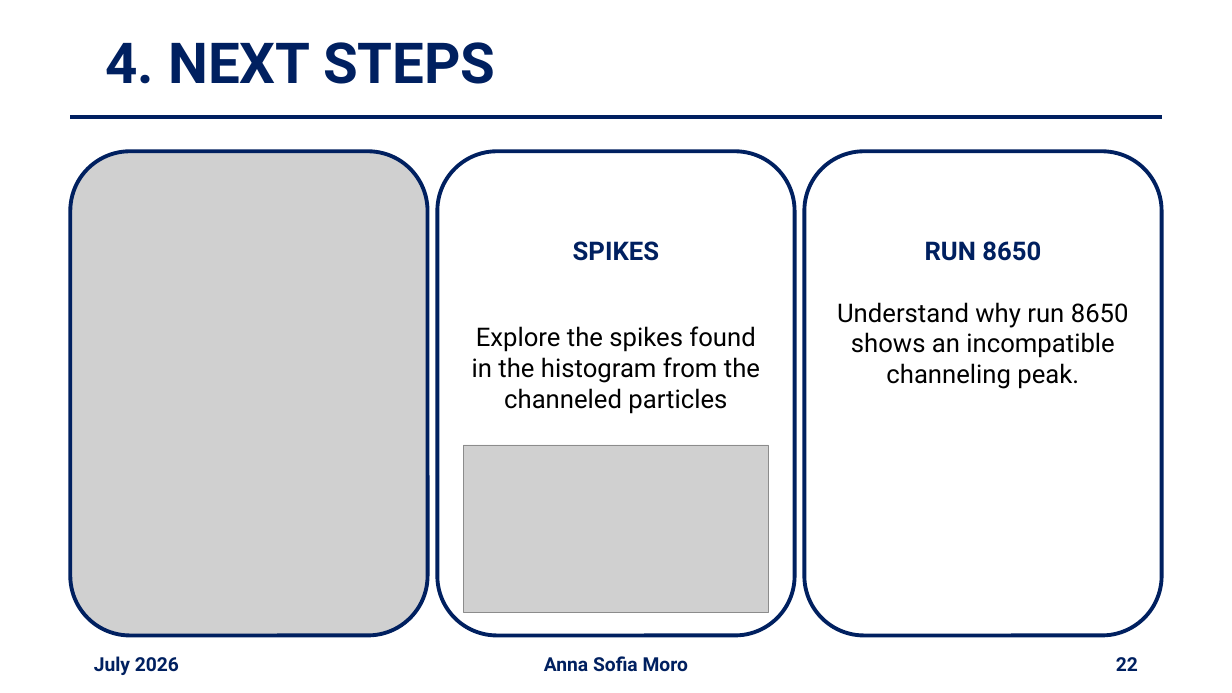
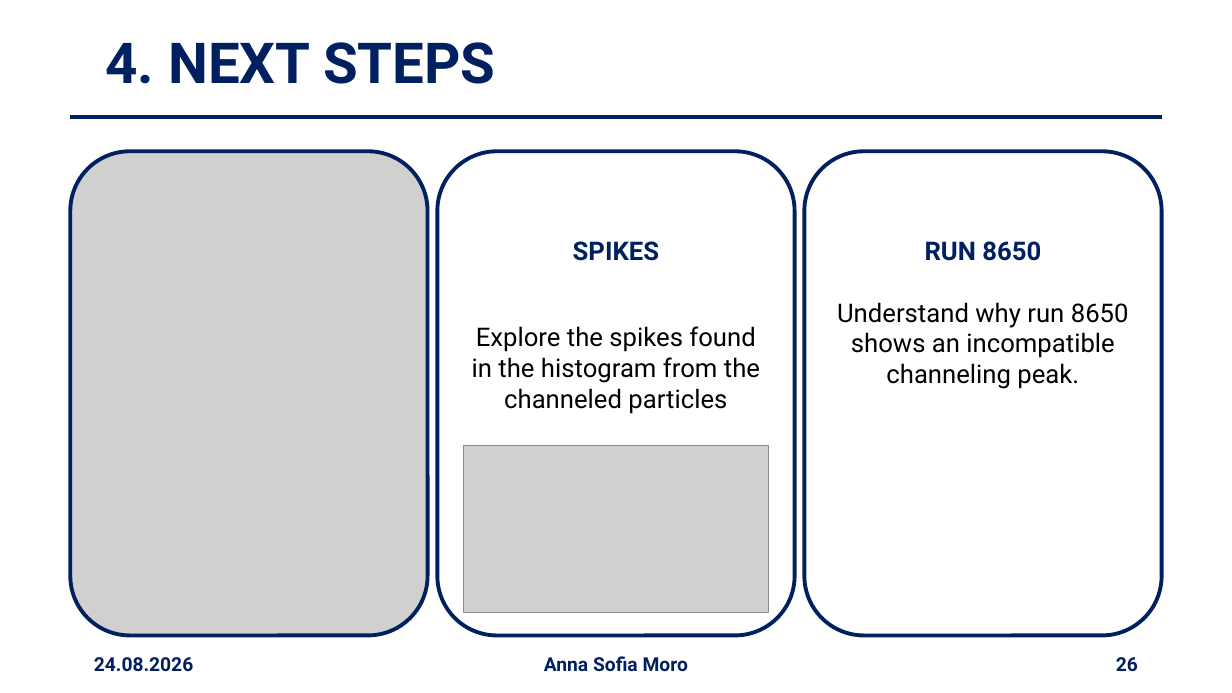
Before and after one commit to annaasofia/tesi, a slide deck: slide 26 of slides/presentazione2408.pptx (slide 22 before the commit). Drawn at 1232x693 pixels with LibreOffice and Linux fonts; fonts in the diff are those of the drawing; grey boxes stand for pictures. Boxes give left, top, right and bottom in pixels: in the first picture for what was removed or moved away, otherwise in the second. Text is boxed around its words. In the diff, an @@ line names an element or a change of style, - is before the commit and + after.

```diff
--- a/slides/presentazione2408.pptx
+++ b/slides/presentazione2408.pptx
@@ text at (x1=94, y1=657, x2=193, y2=672): text changed @@
-July 2026
+24.08.2026
@@ page number at (x1=1116, y1=657, x2=1138, y2=672): text changed @@
-22
+26
```
Also in this commit, not shown: 24 other slides changed, 9 slides added, 4 slides removed, 3 other files.
